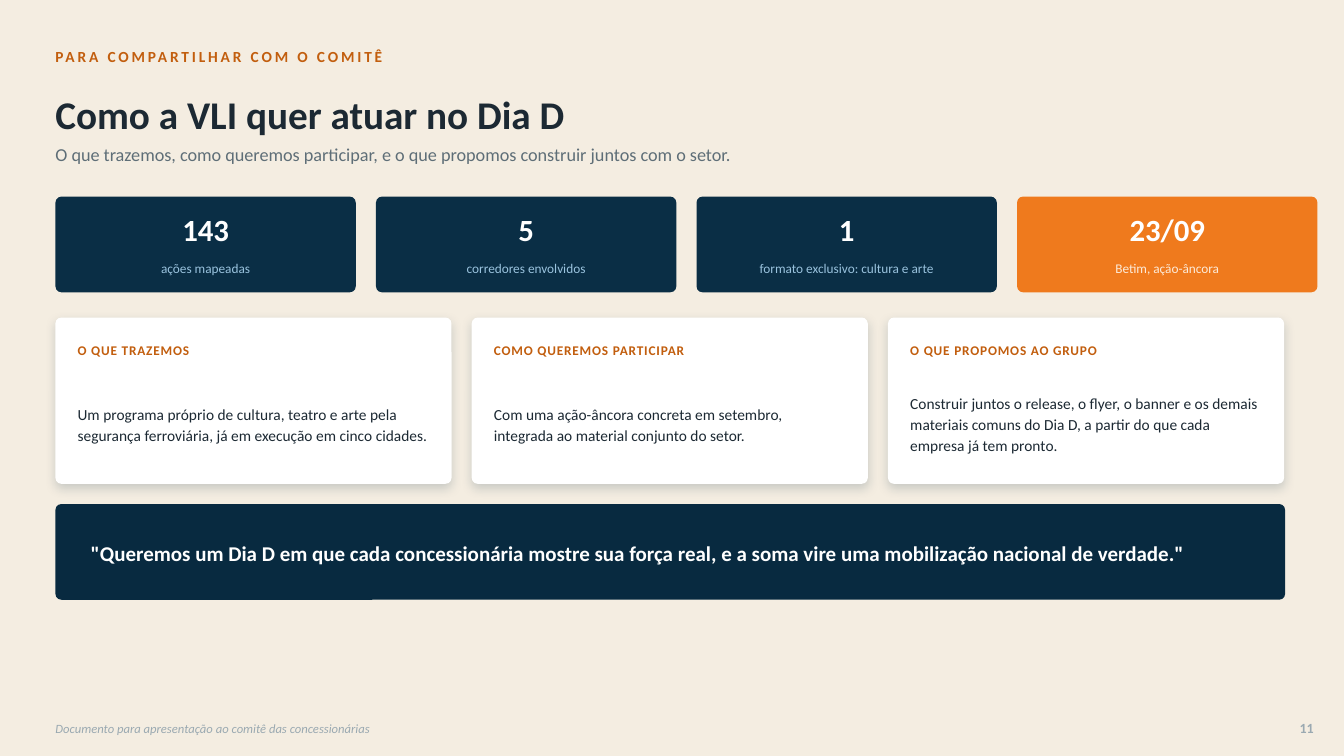
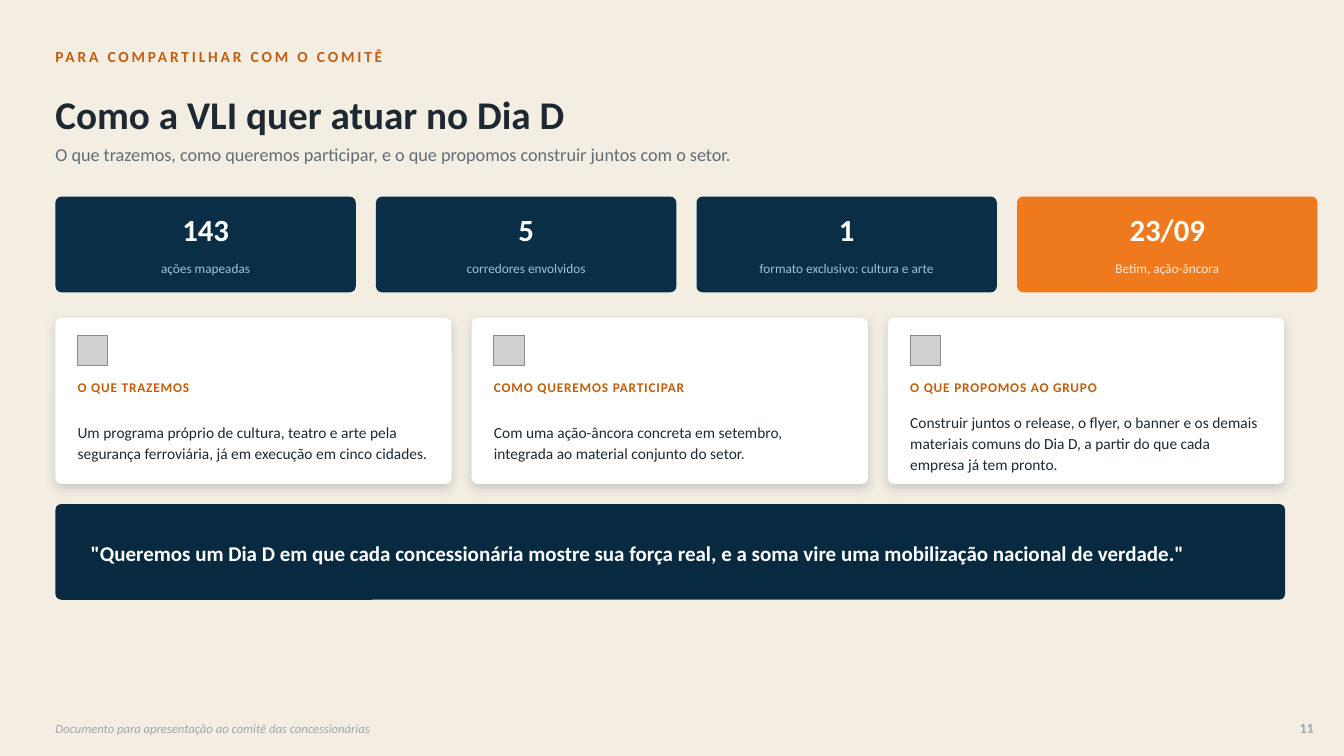
Before and after one commit to jobevieira/vli-preview, a slide deck: slide 11 of dia-d-seguranca-ferroviaria/VLI_Dia_D_Seguranca_Ferroviaria.pptx. Drawn at 1344x756 pixels with LibreOffice and Linux fonts; fonts in the diff are those of the drawing; grey boxes stand for pictures. Boxes give left, top, right and bottom in pixels: in the first picture for what was removed or moved away, otherwise in the second. Text is boxed around its words. In the diff, an @@ line names an element or a change of style, - is before the commit and + after.

```diff
--- a/dia-d-seguranca-ferroviaria/VLI_Dia_D_Seguranca_Ferroviaria.pptx
+++ b/dia-d-seguranca-ferroviaria/VLI_Dia_D_Seguranca_Ferroviaria.pptx
@@ picture added at (78, 336, 108, 366) @@
@@ picture added at (494, 336, 524, 366) @@
@@ picture added at (910, 336, 941, 366) @@
@@ 3 texts: place and size @@
-3 texts at (78, 346, 1097, 357)
+3 texts at (78, 383, 1097, 394)
@@ text "Um programa próprio de cultura, ...": place and size @@
-text "Um programa próprio de cultura, ..." at (78, 409, 427, 444)
+text "Um programa próprio de cultura, ..." at (78, 427, 427, 462)
@@ text "Com uma ação-âncora concreta em ...": place and size @@
-text "Com uma ação-âncora concreta em ..." at (494, 409, 783, 444)
+text "Com uma ação-âncora concreta em ..." at (494, 427, 783, 462)
@@ text "Construir juntos o release, o ...": place and size @@
-text "Construir juntos o release, o ..." at (910, 398, 1257, 454)
+text "Construir juntos o release, o ..." at (910, 417, 1257, 473)
```
Also in this commit, not shown: 5 other slides changed.
